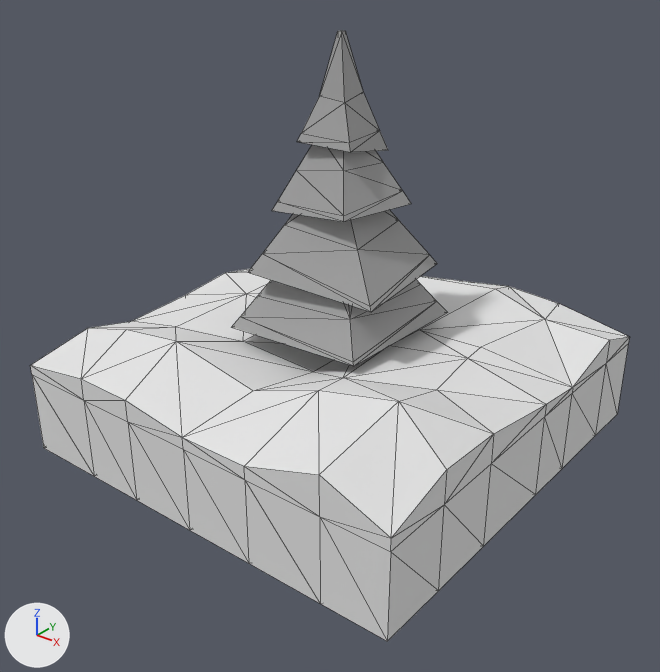
The glTF model Demos/treeScene/treeScene.glb: old version first, new version second.
Rendered twice from a 50 mm camera at (17.7, -22.7, 17.8) aimed at (0.5, -1.2, 4.4). Lighting does not change. The marker at lower left points along +X, +Y and +Z. Mesh edges are drawn as thin lines. Vertices at the same position are counted once.

Names of what the first picture shows: 'ground_high', 'tree_low'.
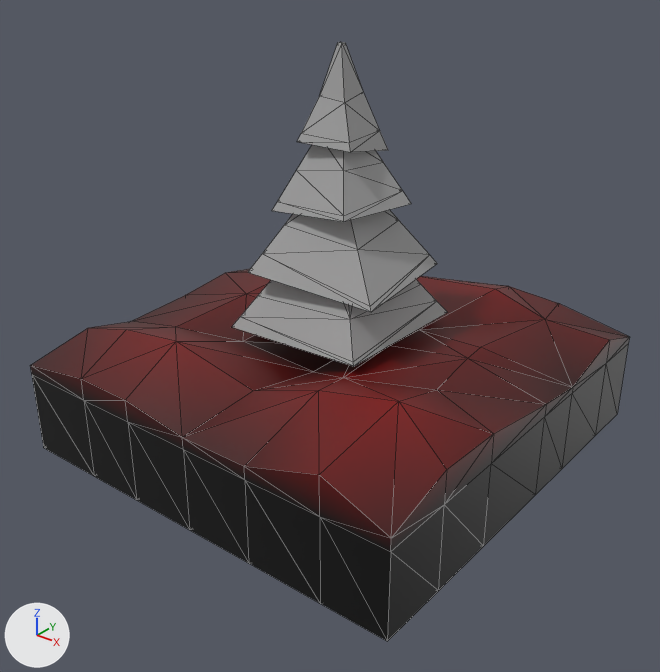
The newer file is also rescaled (x0.4), turned or shifted as a whole; pictures and numbers use the older file's frame.

Where the change shows, as pixel boxes [x1, y1, x2, y2] in the pictures (660 x 672 px; the box of a moved part takes in the faces that stretch with it):
```json
{"object": "ground_high", "change": "recoloured", "before": [30, 268, 629, 641], "after": [30, 268, 629, 641]}
{"object": "tree_low", "change": "reshaped", "before": [232, 30, 447, 366], "after": [232, 42, 447, 366]}
{"part": 2, "of": "me_tree_low", "change": "moved or reshaped", "before": [320, 30, 363, 103], "after": [320, 42, 363, 103]}
```

Edits to the scene script, one JSON object a line:
```json
{"op": "add", "block": "mat_lambert3", "code": ["mat_lambert3 = bpy.data.materials.new('lambert3')", "# nodes: BsdfPrincipled, Mix, OutputMaterial, VertexColor", "# colours: grey #898989"]}
{"block": "me_ground_high", "where": "me_ground_high.from_pydata(...)  # 122 vertices, 240 faces; spans x -7.5..7.5, y -7.5..7.5, z -1.7..3.3"}
{"block": "me_ground_high", "where": "# used by ob_ground_high; location = (0.0, 0.0, 1.71)"}
{"op": "remove", "block": "me_ground_high", "code": "me_ground_high.materials.append(mat_groundmat)  # light grey #e4e4e4"}
{"block": "me_ground_high", "change": "me_ground_high part 1: vertex colours changed"}
{"op": "add", "block": "me_ground_high", "code": "me_ground_high.materials.append(mat_lambert3)"}
{"block": "me_tree_low", "where": "me_tree_low.from_pydata(...)  # 76 vertices, 122 faces; spans x -2.91..2.73, y -2.68..2.75, z 0.6..12.3"}
{"block": "me_tree_low", "where": "# used by ob_tree_low; location = (0.0, 0.0, 1.71)"}
{"block": "me_tree_low", "where": "# before: 61 (0.08, -0.08, 12.3) at pixel (341, 31), 63 (-0.08, -0.08, 12.3) at pixel (337, 31), 64 (-0.08, 0.08, 12.3) at pixel (341, 30), 65 (0.08, 0.08, 12.3) at pixel (345, 30)"}
{"block": "me_tree_low", "change": "me_tree_low part 2"}
{"op": "add", "block": "me_tree_low", "code": "for i in [61, 63, 64, 65]: me_tree_low.vertices[i].co += Vector((0.0, 0.0, -0.34))"}
```
